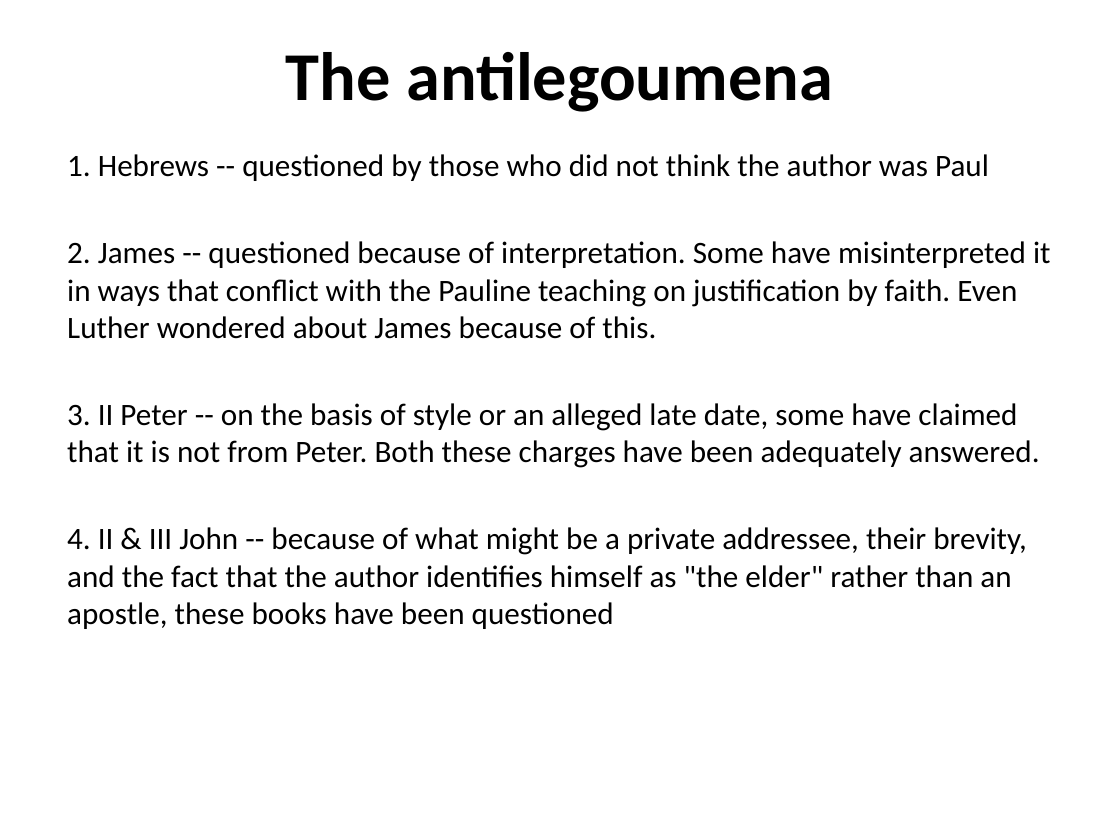
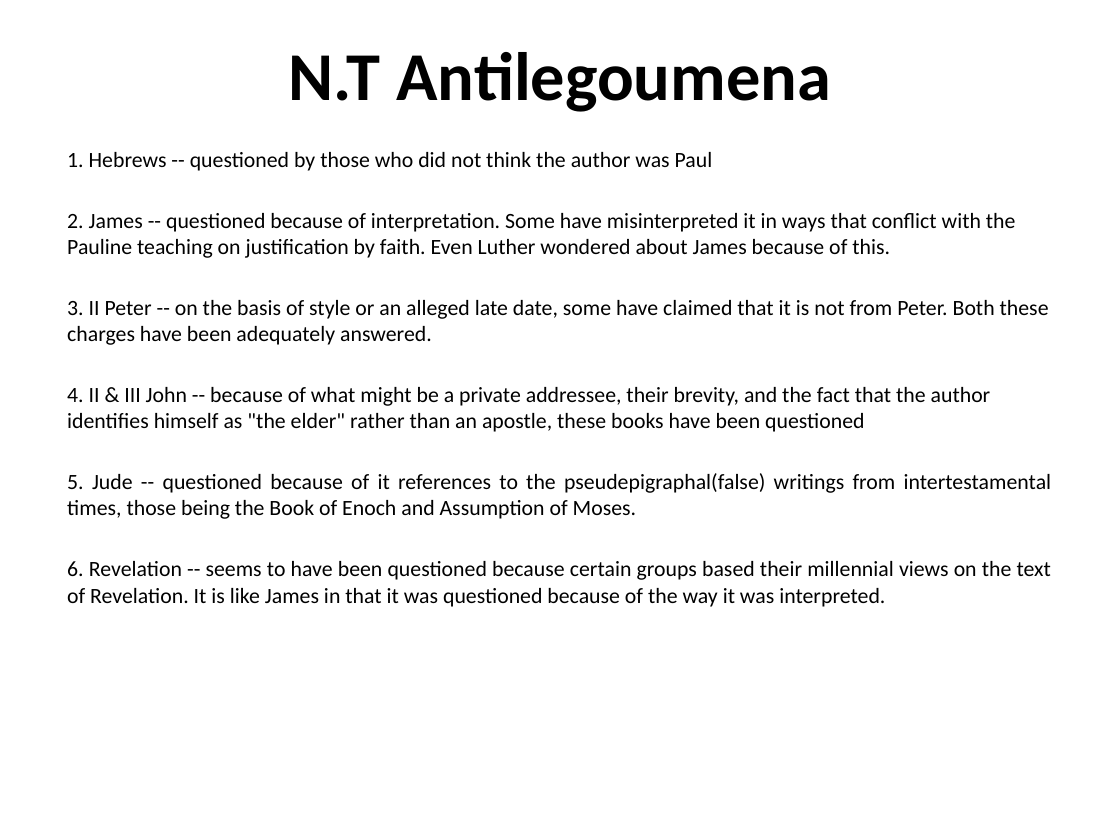
Before and after one commit to mutanganajoseph/Documents, a slide deck: slide 65 of auca/sem-1/intro-to-Bible-study/1 intro to Bible study Notes.pptx (slide 69 before the commit). Drawn at 1120x840 pixels with LibreOffice and Linux fonts; fonts in the diff are those of the drawing. Boxes give left, top, right and bottom in pixels: in the first picture for what was removed or moved away, otherwise in the second. Text is boxed around its words. In the diff, an @@ line names an element or a change of style, - is before the commit and + after.

```diff
--- a/auca/sem-1/intro-to-Bible-study/1 intro to Bible study Notes.pptx
+++ b/auca/sem-1/intro-to-Bible-study/1 intro to Bible study Notes.pptx
@@ title at box(288, 52, 831, 112): text changed @@
-The antilegoumena
+N.T Antilegoumena
@@ text at box(67, 152, 1049, 432): size 20 to 14 pt in "1. Hebrews -- questioned by those who ...", "2. James -- questioned because of interpretation. ...", "3. II Peter -- on the basis ...", "4. II & III John -- because ..."; less space between paragraphs @@
@@ text at box(67, 473, 1052, 607): paragraphs added @@
+5. Jude -- questioned because of it references to the pseudepigraphal(false) writings from intertestamental times, those being the Book of Enoch and Assumption of Moses.
+6. Revelation -- seems to have been questioned because certain groups based their millennial views on the text of Revelation. It is like James in that it was questioned because of the way it was interpreted.
```
Also in this commit, not shown: 39 other slides changed, 8 slides removed, 1 other file.
